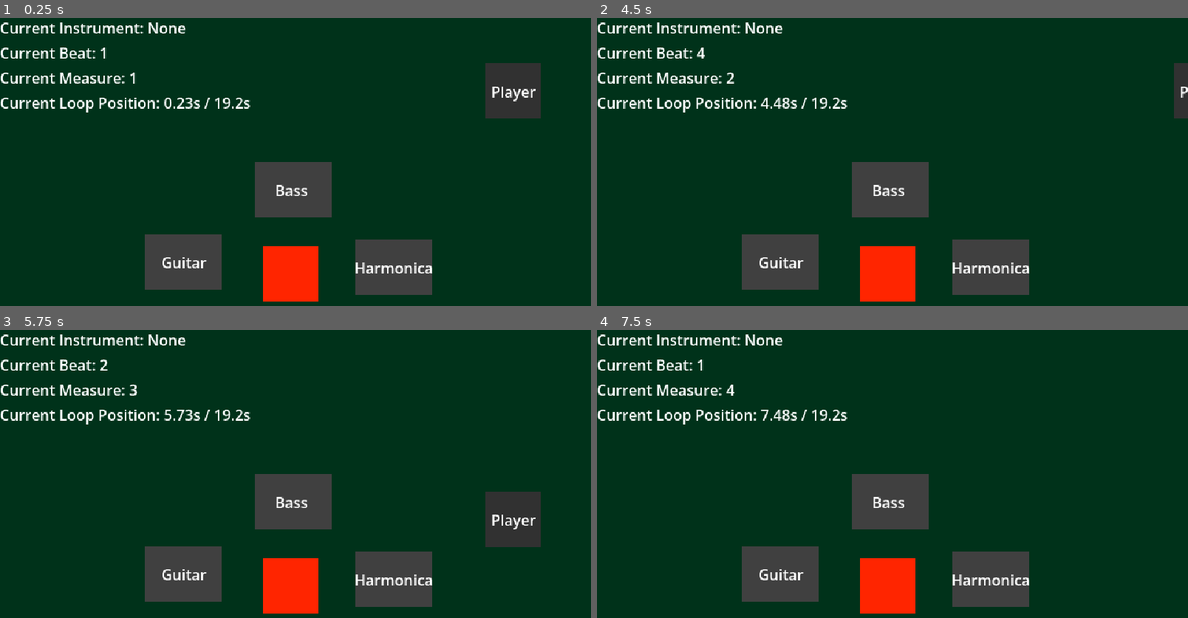
Above: before the commit, frames 1-4 (two rows, left to right).
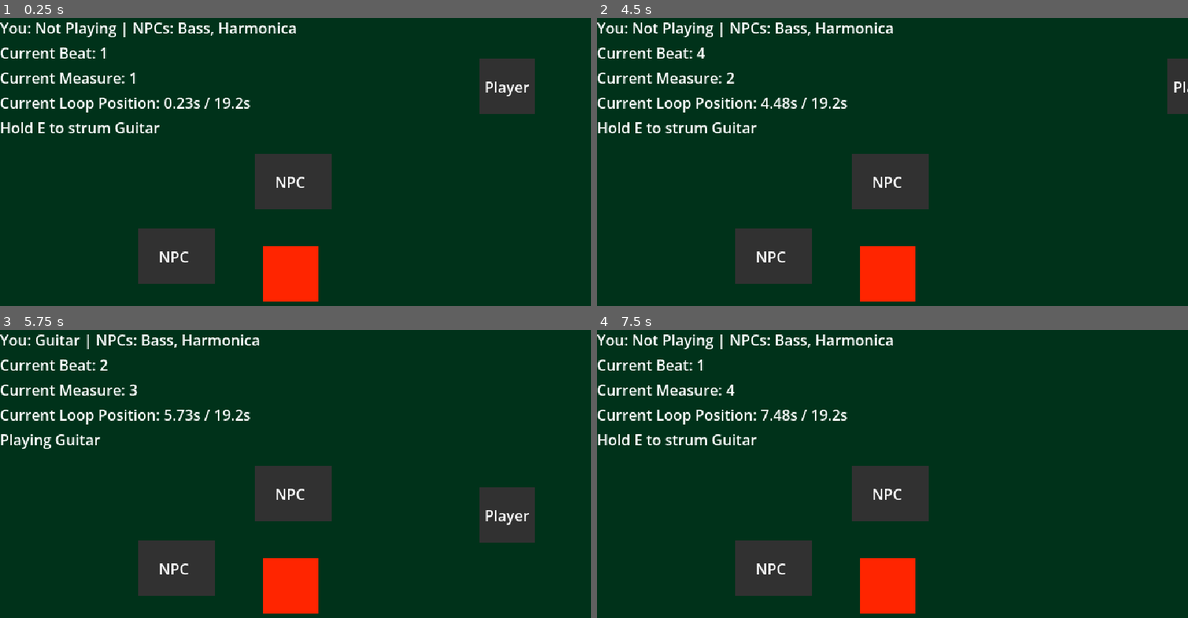
Above: after the commit, the same moments.

Repository: wahosken/campfire_jam
Game: Godot game, scene res://scenes/campfire_jam_prototype_v_2.tscn
Two runs of this game, one before a commit and one after it. Both use one fixed random seed, a clock stepped at 60 frames per second and the inputs below. Before the commit the project starts from res://scenes/campfire_jam_prototype.tscn.
Inputs:
- Up to frame 1 (0.25 s): no input
- Up to frame 2 (4.5 s): tap Enter at 0.5, 2.75, 4.25 s; hold D (move_right) 0.53-1.28 s; hold E (interact) 0.53-1.28 s; hold S (move_down) 1.28-2.03 s; tap E (interact) at 1.35, 2.85, 4.35 s; tap Space at 2, 3.5 s; hold D (move_right) 2.03-2.78 s; hold E (interact) 2.03-2.78 s; hold W (move_up) 2.78-3.53 s; hold E (interact) 3.53-4.28 s; hold A (move_left) from 3.53 s (still down)
- Up to frame 3 (5.75 s): release A (move_left) at 5.03 s; hold S (move_down) from 5.03 s (still down); hold E (interact) from 5.03 s (still down)
- Up to frame 4 (7.5 s): release S (move_down) at 5.78 s; release E (interact) at 5.78 s; hold D (move_right) 5.78-6.53 s; tap E (interact) at 5.85, 7.35 s; hold W (move_up) 6.53-7.28 s; hold E (interact) 6.53-7.28 s; tap Space at 7.25 s; hold D (move_right) from 7.28 s (still down)

The runs differ from the first frame. In frame 1, 7.0% of the frame differs, in the area x 0-92%, y 1-97%; in frame 2, 6.5%; in frame 3, 6.7%; in frame 4, 6.1%.

Commit message:
PrototypeV3
Player can play music stem with interact key freely

Diff:
--- a/project.godot
+++ b/project.godot
@@ -10,8 +10,8 @@
 
 [application]
 
-config/name="campfire_jam_prototype2"
-run/main_scene="uid://drljdqynpdq6y"
+config/name="campfire_jam_prototype3"
+run/main_scene="uid://caabunylbva7i"
 config/features=PackedStringArray("4.6", "GL Compatibility")
 config/icon="res://icon.svg"
 
--- /dev/null
+++ b/scenes/campfire_jam_prototype_v_2.tscn
@@ -0,0 +1,74 @@
+[gd_scene format=3 uid="uid://caabunylbva7i"]
+
+[ext_resource type="Script" uid="uid://bjhdxj07mhdxx" path="res://scripts/campfire_jam_prototype_v_2.gd" id="1_qtvd6"]
+[ext_resource type="PackedScene" uid="uid://pkdwl144phc3" path="res://scenes/npc.tscn" id="2_qtvd6"]
+[ext_resource type="PackedScene" uid="uid://blfnmt5xbykgs" path="res://scenes/player2.tscn" id="3_hiehu"]
+[ext_resource type="Script" uid="uid://yh6chcyp3ch2" path="res://scripts/music_system2.gd" id="4_qtvd6"]
+[ext_resource type="AudioStream" uid="uid://bwix87b5wuy3m" path="res://songs/campfire_jam_audio-001 guitar.wav" id="5_8wr2o"]
+[ext_resource type="AudioStream" uid="uid://fl7idifbduy" path="res://songs/campfire_jam_audio-002 bass.wav" id="6_43e8y"]
+[ext_resource type="AudioStream" uid="uid://bgr2sagy1dsus" path="res://songs/campfire_jam_audio-003 harmonica.wav" id="7_g7rjq"]
+
+[node name="campfire_jam_prototypeV2" type="Node2D" unique_id=163281152]
+script = ExtResource("1_qtvd6")
+
+[node name="World" type="Node2D" parent="." unique_id=803798301]
+
+[node name="Ground" type="ColorRect" parent="World" unique_id=53549327]
+offset_right = 640.0
+offset_bottom = 360.0
+color = Color(0, 0.19558403, 0.10315802, 1)
+
+[node name="Campfire" type="ColorRect" parent="World" unique_id=1534413690]
+offset_left = 285.0
+offset_top = 248.0
+offset_right = 345.0
+offset_bottom = 308.0
+color = Color(1, 0.14509805, 0, 1)
+
+[node name="NPC" parent="World" unique_id=1855593358 instance=ExtResource("2_qtvd6")]
+position = Vector2(192, 259)
+
+[node name="NPC2" parent="World" unique_id=584033593 instance=ExtResource("2_qtvd6")]
+position = Vector2(318, 178)
+
+[node name="player2" parent="." unique_id=685309387 instance=ExtResource("3_hiehu")]
+position = Vector2(549, 75)
+
+[node name="MusicSystem" type="Node" parent="." unique_id=476369026 groups=["music_system"]]
+script = ExtResource("4_qtvd6")
+guitar_stem = ExtResource("5_8wr2o")
+bass_stem = ExtResource("6_43e8y")
+harmonica_stem = ExtResource("7_g7rjq")
+
+[node name="CanvasLayer" type="CanvasLayer" parent="." unique_id=759509068]
+
+[node name="UI" type="Control" parent="CanvasLayer" unique_id=1799125354]
+layout_mode = 3
+anchors_preset = 0
+offset_right = 40.0
+offset_bottom = 40.0
+
+[node name="HBoxContainer" type="VBoxContainer" parent="CanvasLayer/UI" unique_id=183968562]
+layout_mode = 0
+offset_right = 40.0
+offset_bottom = 131.0
+
+[node name="CurrentInstrumentLabel" type="Label" parent="CanvasLayer/UI/HBoxContainer" unique_id=640857474]
+layout_mode = 2
+text = "Current Instrument:"
+
+[node name="CurrentBeatLabel" type="Label" parent="CanvasLayer/UI/HBoxContainer" unique_id=792164699]
+layout_mode = 2
+text = "Current Beat:"
+
+[node name="CurrentMeasureLabel" type="Label" parent="CanvasLayer/UI/HBoxContainer" unique_id=1258679210]
+layout_mode = 2
+text = "Current Measure:"
+
+[node name="CurrentLoopPositionLabel" type="Label" parent="CanvasLayer/UI/HBoxContainer" unique_id=1712837836]
+layout_mode = 2
+text = "Current Loop Position:"
+
+[node name="InteractionPrompt" type="Label" parent="CanvasLayer/UI/HBoxContainer" unique_id=530178011]
+layout_mode = 2
+text = "Interact"
--- /dev/null
+++ b/scenes/player2.tscn
@@ -0,0 +1,40 @@
+[gd_scene format=3 uid="uid://blfnmt5xbykgs"]
+
+[ext_resource type="Script" uid="uid://d0me22e12st41" path="res://scripts/player_2.gd" id="1_lttm1"]
+
+[sub_resource type="RectangleShape2D" id="RectangleShape2D_u8vuu"]
+size = Vector2(82, 60)
+
+[node name="player" type="CharacterBody2D" unique_id=685309387 groups=["player"]]
+script = ExtResource("1_lttm1")
+
+[node name="CollisionShape2D" type="CollisionShape2D" parent="." unique_id=684937592]
+shape = SubResource("RectangleShape2D_u8vuu")
+
+[node name="ColorRect" type="ColorRect" parent="." unique_id=531501313]
+anchors_preset = 8
+anchor_left = 0.5
+anchor_top = 0.5
+anchor_right = 0.5
+anchor_bottom = 0.5
+offset_left = -30.0
+offset_top = -30.0
+offset_right = 30.0
+offset_bottom = 30.0
+grow_horizontal = 2
+grow_vertical = 2
+color = Color(0.19076231, 0.19076234, 0.19076231, 1)
+
+[node name="Label" type="Label" parent="." unique_id=1190288767]
+anchors_preset = 8
+anchor_left = 0.5
+anchor_top = 0.5
+anchor_right = 0.5
+anchor_bottom = 0.5
+offset_left = -20.0
+offset_top = -11.5
+offset_right = 20.0
+offset_bottom = 11.5
+grow_horizontal = 2
+grow_vertical = 2
+text = "Player"
--- /dev/null
+++ b/scripts/campfire_jam_prototype_v_2.gd
@@ -0,0 +1,36 @@
+extends Node2D
+
+@onready var music_system: Node = $MusicSystem
+@onready var player: CharacterBody2D = $player
+
+@onready var current_instrument_label: Label = $CanvasLayer/UI/HBoxContainer/CurrentInstrumentLabel
+@onready var interaction_prompt: Label = $CanvasLayer/UI/HBoxContainer/InteractionPrompt
+@onready var current_beat_label: Label = $CanvasLayer/UI/HBoxContainer/CurrentBeatLabel
+@onready var current_measure_label: Label = $CanvasLayer/UI/HBoxContainer/CurrentMeasureLabel
+@onready var current_loop_position_label: Label = $CanvasLayer/UI/HBoxContainer/CurrentLoopPositionLabel
+
+
+func _process(_delta: float) -> void:
+	_update_music_labels()
+	_update_interaction_prompt()
+	_update_current_instrument_label()
+
+
+func _update_music_labels() -> void:
+	current_beat_label.text = "Current Beat: " + str(music_system.current_beat)
+	current_measure_label.text = "Current Measure: " + str(music_system.current_measure)
+	current_loop_position_label.text = "Current Loop Position: " + music_system.get_loop_position_text()
+
+
+func _update_interaction_prompt() -> void:
+	if Input.is_action_pressed("interact"):
+		interaction_prompt.text = "Playing Guitar"
+	else:
+		interaction_prompt.text = "Hold E to strum Guitar"
+
+
+func _update_current_instrument_label() -> void:
+	if music_system.is_stem_active("guitar"):
+		current_instrument_label.text = "You: Guitar | NPCs: Bass, Harmonica"
+	else:
+		current_instrument_label.text = "You: Not Playing | NPCs: Bass, Harmonica"
--- /dev/null
+++ b/scripts/music_system2.gd
@@ -0,0 +1,147 @@
+extends Node
+
+@export var bpm: float = 100.0
+@export var beats_per_measure: int = 4
+@export var loop_measures: int = 8
+
+@export var guitar_stem: AudioStream
+@export var bass_stem: AudioStream
+@export var harmonica_stem: AudioStream
+
+var song_playing := false
+var song_time := 0.0
+
+var seconds_per_beat := 0.0
+var seconds_per_measure := 0.0
+var loop_length_seconds := 0.0
+
+var current_beat := 1
+var current_measure := 1
+
+var stem_players := {}
+var active_stems := {
+	"guitar": false,
+	"bass": true,
+	"harmonica": true
+}
+
+
+func _ready() -> void:
+	seconds_per_beat = 60.0 / bpm
+	seconds_per_measure = seconds_per_beat * beats_per_measure
+	loop_length_seconds = seconds_per_measure * loop_measures
+
+	_create_audio_players()
+	start_song()
+
+
+func _process(delta: float) -> void:
+	if not song_playing:
+		return
+
+	song_time += delta
+
+	if song_time >= loop_length_seconds:
+		song_time = fmod(song_time, loop_length_seconds)
+		_restart_active_stems()
+
+	_update_timing_values()
+
+
+func _create_audio_players() -> void:
+	var guitar_player := AudioStreamPlayer.new()
+	var bass_player := AudioStreamPlayer.new()
+	var harmonica_player := AudioStreamPlayer.new()
+
+	guitar_player.name = "GuitarPlayer"
+	bass_player.name = "BassPlayer"
+	harmonica_player.name = "HarmonicaPlayer"
+
+	add_child(guitar_player)
+	add_child(bass_player)
+	add_child(harmonica_player)
+
+	guitar_player.stream = guitar_stem
+	bass_player.stream = bass_stem
+	harmonica_player.stream = harmonica_stem
+
+	stem_players["guitar"] = guitar_player
+	stem_players["bass"] = bass_player
+	stem_players["harmonica"] = harmonica_player
+
+
+func start_song() -> void:
+	song_playing = true
+	song_time = 0.0
+	current_beat = 1
+	current_measure = 1
+
+	_restart_active_stems()
+
+
+func stop_song() -> void:
+	song_playing = false
+	song_time = 0.0
+	current_beat = 1
+	current_measure = 1
+
+	for stem_name in stem_players.keys():
+		stem_players[stem_name].stop()
+
+
+func toggle_stem(stem_name: String) -> void:
+	if not active_stems.has(stem_name):
+		print("Unknown stem: ", stem_name)
+		return
+
+	var new_state: bool = not active_stems[stem_name]
+	set_stem_active(stem_name, new_state)
+
+
+func set_stem_active(stem_name: String, enabled: bool) -> void:
+	if not stem_players.has(stem_name):
+		print("No player for stem: ", stem_name)
+		return
+
+	var player: AudioStreamPlayer = stem_players[stem_name]
+
+	if player.stream == null:
+		print(stem_name, " has no audio stream assigned.")
+		return
+
+	active_stems[stem_name] = enabled
+
+	if not song_playing:
+		return
+
+	if enabled:
+		player.play(song_time)
+	else:
+		player.stop()
+
+
+func is_stem_active(stem_name: String) -> bool:
+	if not active_stems.has(stem_name):
+		return false
+
+	return active_stems[stem_name]
+
+
+func _restart_active_stems() -> void:
+	for stem_name in active_stems.keys():
+		if active_stems[stem_name]:
+			var player: AudioStreamPlayer = stem_players[stem_name]
+			if player.stream != null:
+				player.stop()
+				player.play(0.0)
+
+
+func _update_timing_values() -> void:
+	var total_beats := int(song_time / seconds_per_beat)
+
+	current_beat = total_beats % beats_per_measure + 1
+	current_measure = int(song_time / seconds_per_measure) + 1
+
+
+func get_loop_position_text() -> String:
+	return str(snapped(song_time, 0.01)) + "s / " + str(snapped(loop_length_seconds, 0.01)) + "s"
--- /dev/null
+++ b/scripts/player_2.gd
@@ -0,0 +1,41 @@
+extends CharacterBody2D
+
+@export var speed := 180.0
+
+var music_system: Node = null
+var guitar_is_playing := false
+
+
+func _ready() -> void:
+	music_system = get_tree().get_first_node_in_group("music_system")
+
+
+func _physics_process(_delta: float) -> void:
+	_handle_movement()
+	_handle_guitar_input()
+
+
+func _handle_movement() -> void:
+	var input_vector := Vector2.ZERO
+
+	input_vector.x = Input.get_axis("move_left", "move_right")
+	input_vector.y = Input.get_axis("move_up", "move_down")
+
+	input_vector = input_vector.normalized()
+
+	velocity = input_vector * speed
+	move_and_slide()
+
+
+func _handle_guitar_input() -> void:
+	if music_system == null:
+		return
+
+	if Input.is_action_pressed("interact"):
+		if not guitar_is_playing:
+			guitar_is_playing = true
+			music_system.set_stem_active("guitar", true)
+	else:
+		if guitar_is_playing:
+			guitar_is_playing = false
+			music_system.set_stem_active("guitar", false)
Not shown, added: scripts/campfire_jam_prototype_v_2.gd.uid
Not shown, added: scripts/music_system2.gd.uid
Not shown, added: scripts/player_2.gd.uid
Not shown, changed: index.html
Not shown, changed: index.pck
